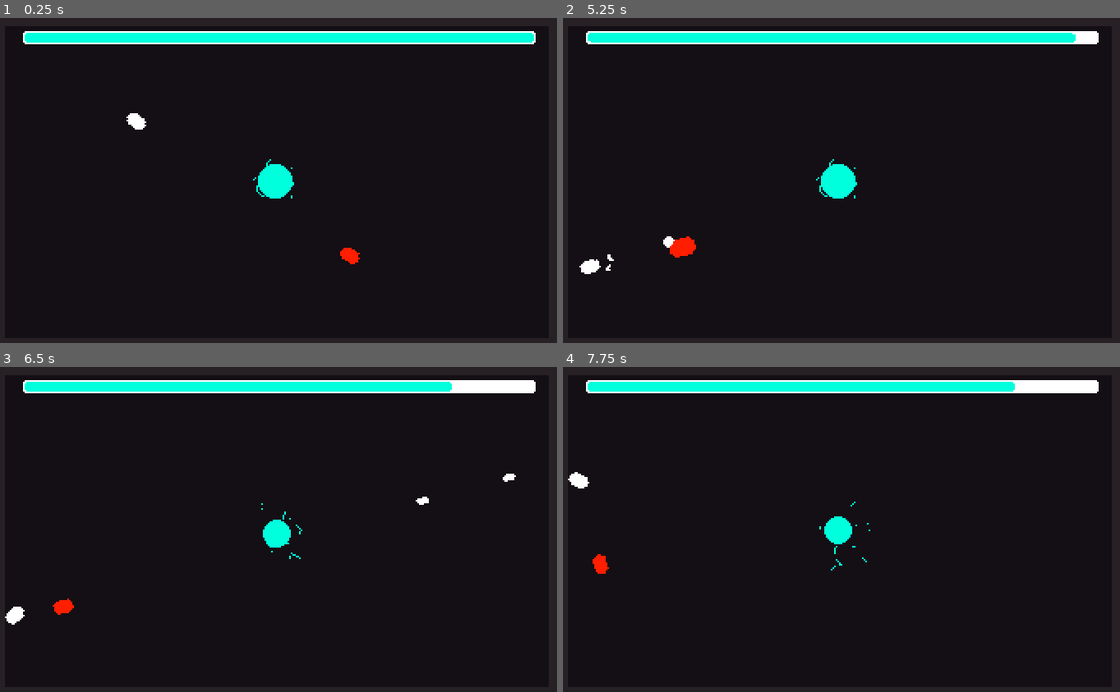
Above: before the commit, frames 1-4 (two rows, left to right).
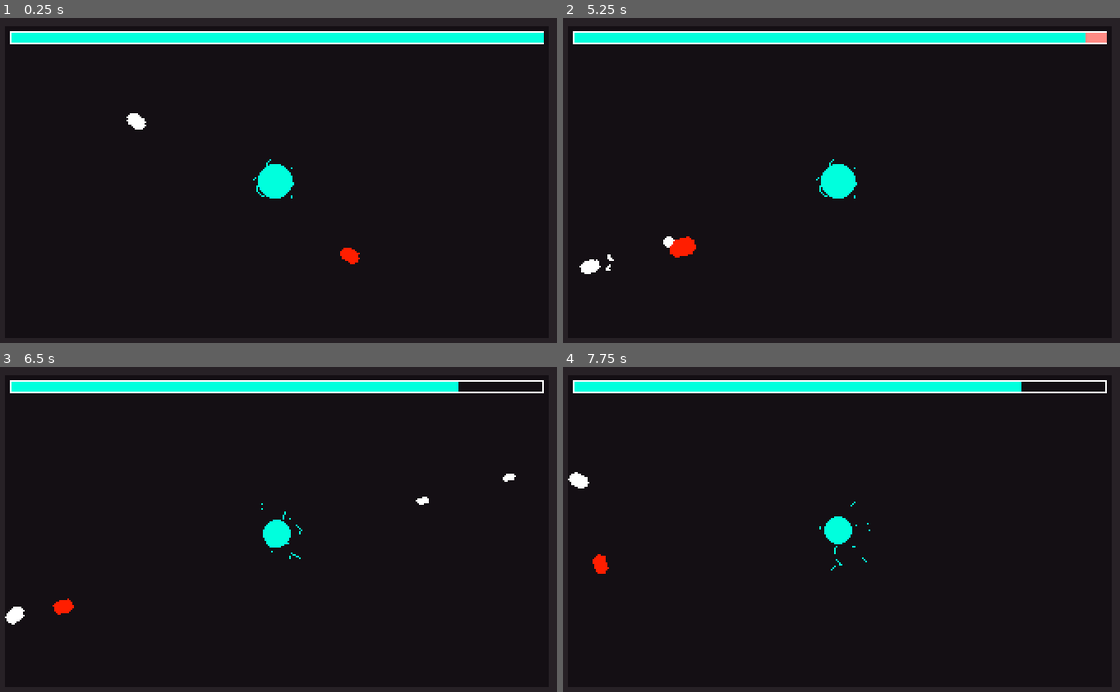
Above: after the commit, the same moments.

Repository: Nexe08/EnergySource
Game: Godot game, scene res://Main.tscn
Same seed, same stepped clock (60 frames per second), same inputs: the game is played once before the commit and once after it.
Inputs (mouse positions are in pixels of both pictures, inside the frame that each line leads up to):
- Up to frame 1 (0.25 s): no input
- Up to frame 2 (5.25 s): move the mouse to (964, 164) at 0.52 s; hold A (a) 0.53-1.28 s; tap D (d) at 0.8, 1.35, 3.8, 4.35 s; move the mouse to (730, 200) at 1.27 s; tap S (s) at 1.55, 4.55 s; move the mouse to (897, 109) at 2.02 s; hold S (s) 2.03-2.78 s; tap W (w) at 2.3, 2.85 s; move the mouse to (813, 248) at 2.77 s; tap A (a) at 3.05 s; move the mouse to (1008, 232) at 3.52 s; hold A (a) 3.53-4.28 s; move the mouse to (674, 131) at 4.27 s; move the mouse to (869, 183) at 5.02 s; press the mouse at (869, 183) at 5.03 s
- Up to frame 3 (6.5 s): tap W (w) at 5.3 s; move the mouse to (194, 448) at 5.77 s; release the mouse at (194, 448) at 5.78 s; tap S (s) at 5.85 s; tap A (a) at 6.05 s
- Up to frame 4 (7.75 s): move the mouse to (964, 513) at 6.52 s; hold W (w) 6.53-7.28 s; tap D (d) at 6.8 s; move the mouse to (730, 549) at 7.27 s; tap A (a) at 7.35 s; tap S (s) at 7.55 s

The runs differ from the first frame. In frame 1, 0.2% of the frame differs, in the area x 1-98%, y 4-9%; in frame 2, 0.3%; in frame 3, 0.6%; in frame 4, 0.6%.

Commit message:
Added: Visual feedback for Health Bar.

Diff:
--- a/Autoload/global.gd
+++ b/Autoload/global.gd
@@ -2,8 +2,7 @@
 # global
 
 # warning-ignore:unused_signal
-# emmited by object that can effect energy level
-# connected in prgress bar that show energy (energy bar component)
+# to change energy level and update ui we have to emmit this signal
 signal energy_level_changed(value)
 
 var current_camera
--- a/Player/Script/PlayerAttackComponent.gd
+++ b/Player/Script/PlayerAttackComponent.gd
@@ -40,7 +40,6 @@
         fire_rate_timer.stop()
         fire_rate_timer.start()
         sprite.scale = Vector2(.2, .2) #Vector2(1.5, 1.5) # visual
-        global.emit_signal("energy_level_changed", -1) # energy level was consumed
         can_fire = false
 
 
--- a/ProgressBar/EnergyBarComponent.tscn
+++ b/ProgressBar/EnergyBarComponent.tscn
@@ -1,42 +1,15 @@
-[gd_scene load_steps=5 format=2]
+[gd_scene load_steps=3 format=2]
 
 [ext_resource path="res://ProgressBar/ProgressBar.tscn" type="PackedScene" id=1]
 [ext_resource path="res://ProgressBar/script/energy_bar_component.gd" type="Script" id=2]
 
-[sub_resource type="StyleBoxFlat" id=5]
-bg_color = Color( 0, 1, 0.866667, 1 )
-border_width_left = 1
-border_width_top = 1
-border_width_right = 1
-border_width_bottom = 1
-border_color = Color( 1, 1, 1, 1 )
-corner_radius_top_left = 4
-corner_radius_top_right = 4
-corner_radius_bottom_right = 4
-corner_radius_bottom_left = 4
-anti_aliasing = false
-
-[sub_resource type="StyleBoxFlat" id=6]
-bg_color = Color( 1, 1, 1, 1 )
-border_width_left = 1
-border_width_top = 1
-border_width_right = 1
-border_width_bottom = 1
-border_color = Color( 1, 1, 1, 1 )
-border_blend = true
-corner_radius_top_left = 2
-corner_radius_top_right = 2
-corner_radius_bottom_right = 2
-corner_radius_bottom_left = 2
-anti_aliasing = false
-
 [node name="EnergyBarComponent" type="Node2D"]
-position = Vector2( 16, 8 )
 script = ExtResource( 2 )
 
 [node name="EnergyBar" parent="." instance=ExtResource( 1 )]
-margin_right = 312.0
-rect_pivot_offset = Vector2( 156, 4 )
-custom_styles/fg = SubResource( 5 )
-custom_styles/bg = SubResource( 6 )
+margin_left = 8.0
+margin_top = 8.0
+margin_right = 333.0
+margin_bottom = 16.0
+rect_pivot_offset = Vector2( 163, 4 )
 always_visible = true
--- a/ProgressBar/ProgressBar.tscn
+++ b/ProgressBar/ProgressBar.tscn
@@ -1,36 +1,33 @@
-[gd_scene load_steps=4 format=2]
+[gd_scene load_steps=6 format=2]
 
 [ext_resource path="res://ProgressBar/script/progress_bar.gd" type="Script" id=1]
 
 [sub_resource type="StyleBoxFlat" id=1]
-bg_color = Color( 0.529412, 0.188235, 0.188235, 1 )
+bg_color = Color( 0, 1, 0.866667, 1 )
+border_width_left = 1
+border_width_top = 1
+border_width_bottom = 1
+border_color = Color( 1, 1, 1, 1 )
+
+[sub_resource type="StyleBoxEmpty" id=2]
+
+[sub_resource type="StyleBoxFlat" id=3]
+bg_color = Color( 1, 0.545098, 0.521569, 1 )
+border_width_left = 1
+border_width_top = 1
+border_width_bottom = 1
+border_color = Color( 1, 1, 1, 1 )
+
+[sub_resource type="StyleBoxFlat" id=4]
+bg_color = Color( 0.6, 0.6, 0.6, 0 )
 border_width_left = 1
 border_width_top = 1
 border_width_right = 1
 border_width_bottom = 1
 border_color = Color( 1, 1, 1, 1 )
-corner_radius_top_left = 2
-corner_radius_top_right = 2
-corner_radius_bottom_right = 2
-corner_radius_bottom_left = 2
-anti_aliasing = false
-
-[sub_resource type="StyleBoxFlat" id=2]
-bg_color = Color( 1, 1, 1, 1 )
-border_width_left = 1
-border_width_top = 1
-border_width_right = 1
-border_width_bottom = 1
-border_color = Color( 1, 1, 1, 1 )
-border_blend = true
-corner_radius_top_left = 2
-corner_radius_top_right = 2
-corner_radius_bottom_right = 2
-corner_radius_bottom_left = 2
-anti_aliasing = false
 
 [node name="ProgressBar" type="ProgressBar"]
-margin_right = 24.0
+margin_right = 32.0
 margin_bottom = 8.0
 custom_colors/font_color_shadow = Color( 0, 0, 0, 1 )
 custom_styles/fg = SubResource( 1 )
@@ -42,8 +39,22 @@
 "_edit_use_anchors_": false
 }
 
+[node name="ProgressBar" type="ProgressBar" parent="."]
+show_behind_parent = true
+margin_right = 32.0
+margin_bottom = 8.0
+custom_colors/font_color_shadow = Color( 0, 0, 0, 1 )
+custom_styles/fg = SubResource( 3 )
+custom_styles/bg = SubResource( 4 )
+value = 50.0
+percent_visible = false
+__meta__ = {
+"_edit_use_anchors_": false,
+"_editor_description_": ""
+}
+
 [node name="VisibleTimer" type="Timer" parent="."]
 wait_time = 0.5
 one_shot = true
 
-[connection signal="value_changed" from="." to="." method="_on_value_changed"]
+[node name="Tween" type="Tween" parent="."]
--- a/ProgressBar/script/energy_bar_component.gd
+++ b/ProgressBar/script/energy_bar_component.gd
@@ -30,4 +30,4 @@
     else:
         energy_bar.modulate = "#15eacb"
 
-    energy_bar.emit_signal("value_changed", current_energy_level)
+    energy_bar.update_value(current_energy_level)
--- a/ProgressBar/script/progress_bar.gd
+++ b/ProgressBar/script/progress_bar.gd
@@ -5,6 +5,8 @@
 export var always_visible: bool = false
 
 onready var visible_timer = $VisibleTimer
+onready var tween = $Tween
+onready var b_progress_bar = $ProgressBar
 
 
 func _ready() -> void:
@@ -14,10 +16,16 @@
         visible = true
 
 
-func _on_value_changed(value: float) -> void:
+func update_value(_value: float) -> void:
     if not always_visible:
         visible = true
         visible_timer.stop()
         visible_timer.start()
 
-    self.value = value
+    self.value = _value
+
+    tween.interpolate_property(b_progress_bar, "value", b_progress_bar.value, _value, .4, Tween.TRANS_SINE, Tween.EASE_IN_OUT, .4)
+    tween.start()
+
+    b_progress_bar.rect_size = rect_size
+    b_progress_bar.max_value = max_value
--- a/Projectile/Script/projectile.gd
+++ b/Projectile/Script/projectile.gd
@@ -7,6 +7,7 @@
 
 func shoot(bullet_rotation):
     global.screen_shake(2, .02)
+    global.emit_signal("energy_level_changed", -1) # energy level was consumed
     apply_impulse(Vector2.ZERO, Vector2(speed, 0).rotated(bullet_rotation))
 
 
